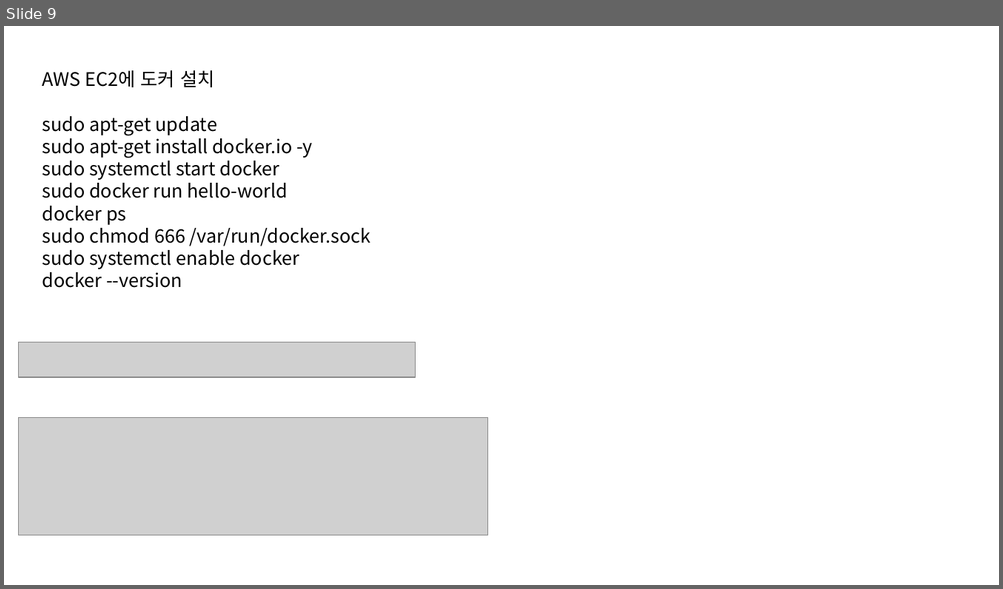
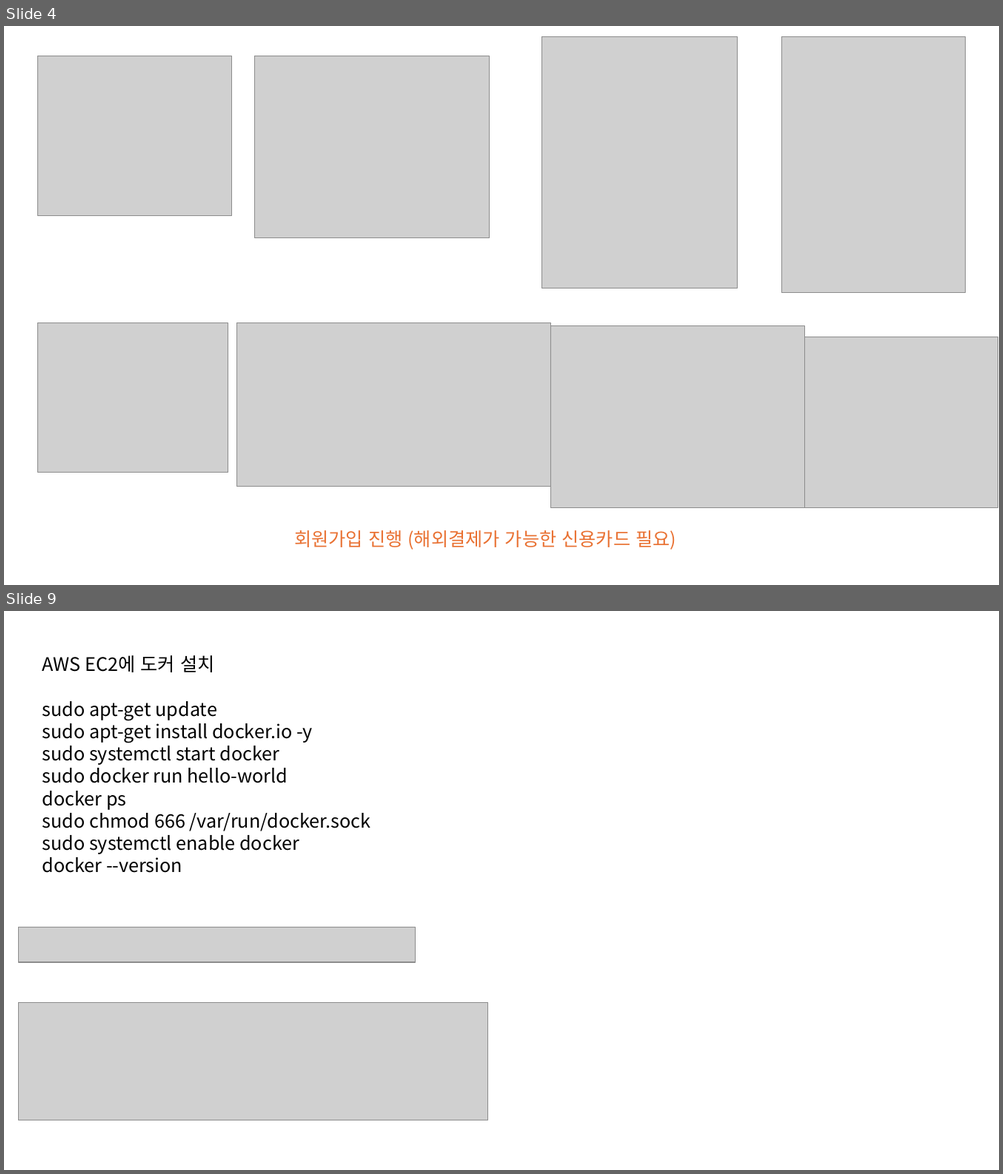
Before and after one commit to sonsungjong/reactjs-app, a slide deck: AWS배포 샘플.pptx. Shown one above the other, each under a label of ours: slide 9 before the commit, slides 4 and 9 after it; the slides between them are not shown. The pictures are 1003x589 and 1003x1174 pixels, drawn with LibreOffice and Linux fonts; fonts in the diff are those of the drawing; grey boxes stand for pictures. Boxes give left, top, right and bottom in pixels: in the first picture for what was removed or moved away, otherwise in the second. Text is boxed around its words. In the diff, an @@ line names an element or a change of style, - is before the commit and + after.

```diff
--- a/AWS배포 샘플.pptx
+++ b/AWS배포 샘플.pptx
@@ slide 4 added at (4,26,999,585), background #FFFFFF @@
@@ picture added at (542,36,737,289) @@
@@ picture added at (782,36,965,292) @@
@@ picture added at (37,56,232,215) @@
@@ picture added at (255,56,489,238) @@
@@ picture added at (37,323,227,473) @@
@@ picture added at (237,323,550,486) @@
@@ picture added at (550,326,804,508) @@
@@ picture added at (805,337,999,508) @@
@@ text added at (294,531,676,550), 18 pt, text #E97132 @@
+회원가입 진행 (해외결제가 가능한 신용카드 필요)
```
Also in this commit, not shown: 10 slides changed, 7 other slides added, 10 slides removed.
